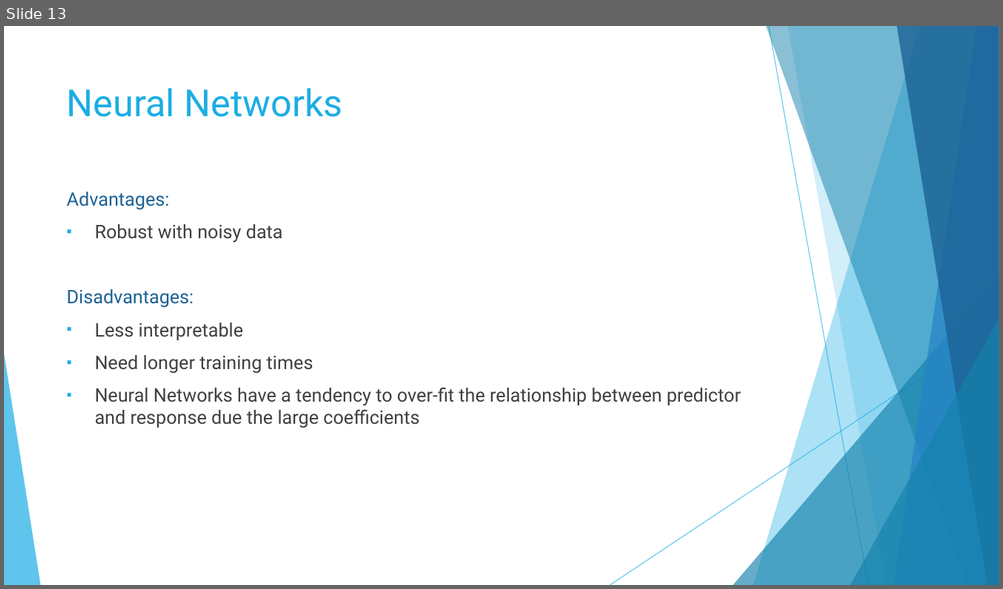
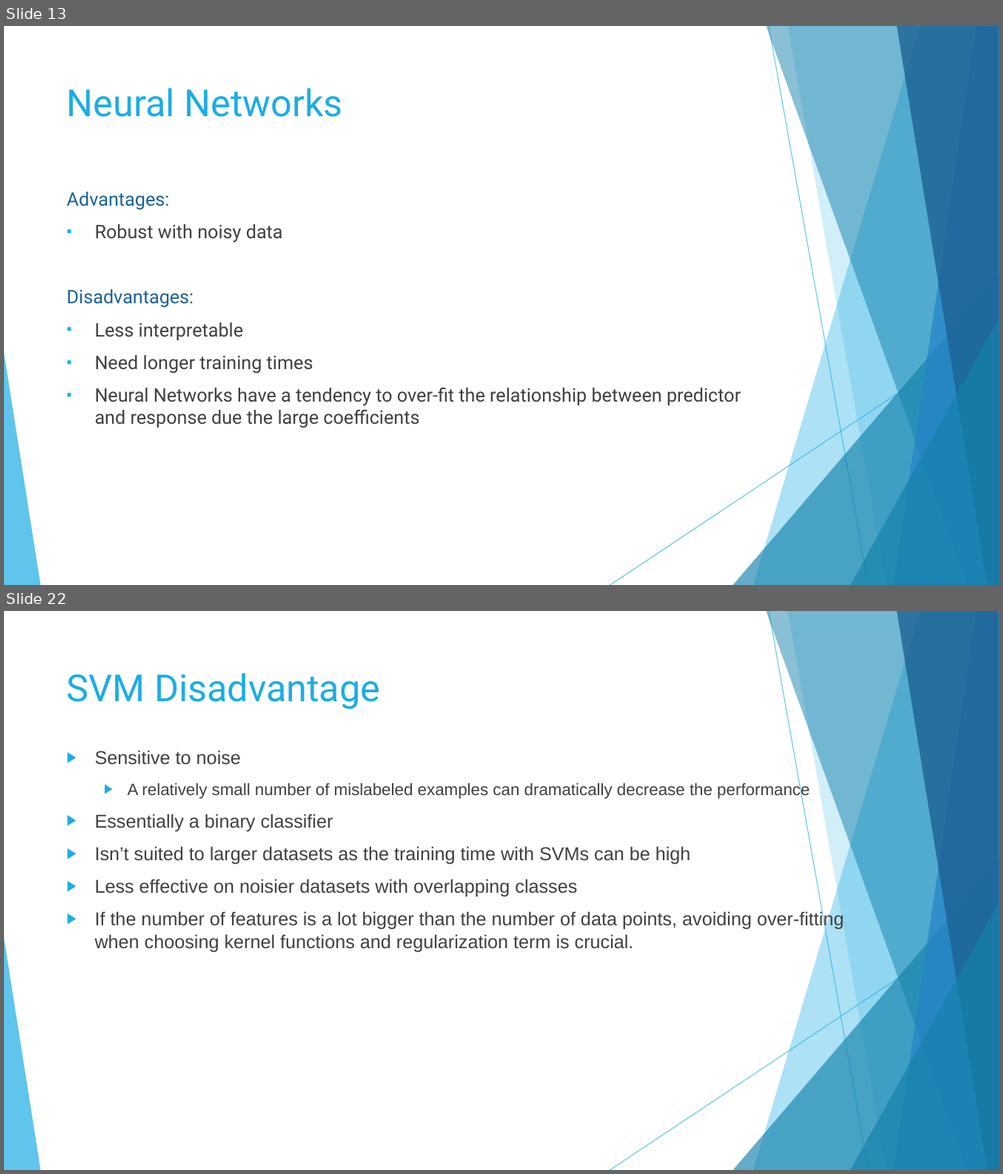
Before and after one commit to GabrielSantos33/Non-linear-regression, a slide deck: Non Linear regression.pptx. Shown one above the other, each under a label of ours: slide 13 before the commit, slides 13 and 22 after it; the slides between them are not shown. The pictures are 1003x589 and 1003x1174 pixels, drawn with LibreOffice and Linux fonts; fonts in the diff are those of the drawing. Boxes give left, top, right and bottom in pixels: in the first picture for what was removed or moved away, otherwise in the second. Text is boxed around its words. In the diff, an @@ line names an element or a change of style, - is before the commit and + after.

```diff
--- a/Non Linear regression.pptx
+++ b/Non Linear regression.pptx
@@ slide 22 added at (4, 611, 999, 1170), background #FFFFFF; not listed: 10 template elements that a slide beside it also shows @@
@@ title added at (67, 673, 380, 709), 36 pt, text #1CADE4 @@
+SVM Disadvantage
@@ text added at (95, 750, 844, 952), 18 pt, text #404040 @@
+▶ Sensitive to noise
+  ▶ A relatively small number of mislabeled examples can dramatically decrease the performance
+▶ Essentially a binary classifier
+▶ Isn’t suited to larger datasets as the training time with SVMs can be high
+▶ Less effective on noisier datasets with overlapping classes
+▶ If the number of features is a lot bigger than the number of data points, avoiding over-fitting when choosing kernel functions and regularization term is crucial.
```
Also in this commit, not shown: 7 slides changed, 10 other slides added, 1 slide removed.
